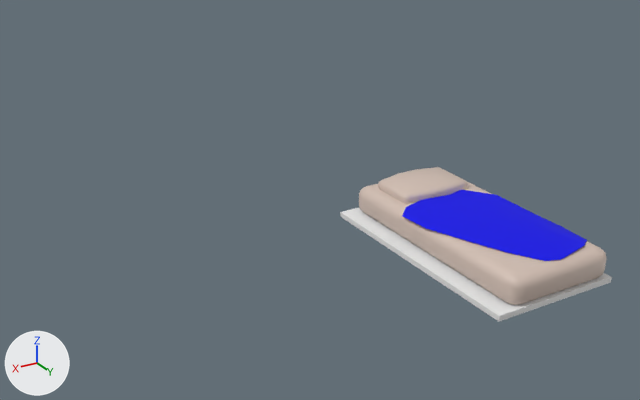
An edit to the FBX model Logi-XH15/Assets/Imports/Bed.fbx, drawn before and after from the same camera.
Before and after are seen from a 50 mm lens placed at (7.12, 8.11, 5.23), pointed at (0.73, -2.53, -0.09). Lighting does not change. The marker at lower left points along +X, +Y and +Z. Where no turn or scale is listed for an object, it has been applied to the vertices.

Objects in the first picture: 'Bed'.
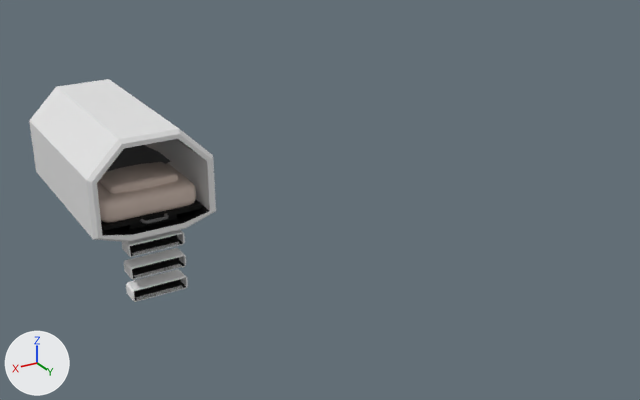
Changed parts and their boxes (x1, y1, x2, y2) in the pictures (640 x 400 px; the box of a moved part takes in the faces that stretch with it):
'Bed', recoloured, reshaped, moved (31% narrower, 45% taller): before (340, 167, 612, 321); after (29, 79, 216, 302)
part 1 of me_plane_005, moved or reshaped: before (402, 190, 587, 261); after (106, 145, 170, 172)
part 2 of me_plane_005, moved or reshaped: before (359, 182, 607, 305); after (97, 145, 196, 223)
part 3 of me_plane_005, moved or reshaped: before (378, 167, 468, 204); after (99, 162, 178, 194)
part 4 of me_plane_005, added (black): after (101, 199, 202, 231)
part 5 of me_plane_005, deleted: before (340, 208, 612, 321)
part 6 of me_plane_005, added: after (29, 79, 216, 302)

What the commit changed:
Material 'Sheets' (mat_sheets) changes colour from blue #0200e7 to dark grey #646464; in linear values from (0.000477, 0.0, 0.8) to (0.127, 0.127, 0.127).
Material 'Flehs' (mat_flehs) is new.
Its base color is (0.8, 0.8, 0.8) (white #e7e7e7).
Material 'Black' (mat_black) is new.
Its base color is (0.0, 0.0, 0.0) (black #000000).
Its roughness is 1.0.
Material 'Grey' (mat_grey) is new.
Its base color is (0.0272, 0.0272, 0.0272) (black #2e2e2e).
Its metallic is 1.0.
Material 'White' (mat_white) is new.
Its base color is (0.8, 0.8, 0.8) (white #e7e7e7).
Material 'Silver Metal' (mat_silver_metal) is new.
Its base color is (0.247, 0.247, 0.247) (grey #888888).
Its metallic is 1.0.
Its roughness is 0.799.
me_plane_005 is used by ob_bed; location (0.0, 0.0, 0.0).
me_plane_005 had 299 vertices, 282 faces and spanned x -0.99..0.9, y -1.69..1.69, z 0.0..0.59.
me_plane_005 no longer uses material mat_legs (white #e7e7e7).
me_plane_005 now has 629 vertices, 568 faces and spans x -1.0..1.0, y -2.99..0.54, z -1.73..1.0.
me_plane_005 part 1: the loose piece of 27 vertices spanning x -0.99..0.7, y -0.9..1.55, z 0.24..0.5 is turned -180 degrees about the z axis through its middle, then moved by (0.2, -1.95, -0.42).
me_plane_005 part 2: the loose piece of 152 vertices spanning x -0.9..0.69, y -1.67..1.67, z 0.04..0.45 is turned -180 degrees about the z axis through its middle, then moved by (0.11, -1.31, -0.42).
me_plane_005 part 3: the loose piece of 112 vertices spanning x -0.64..0.47, y -1.48..-0.68, z 0.36..0.59 is turned -180 degrees about the z axis through its middle, then moved by (0.08, 0.86, -0.42).
me_plane_005 part 4: a new loose piece, a box spanning x -0.804..0.81, y -2.991..0.381, z -0.424..-0.352, in mat_grey (black #2e2e2e).
me_plane_005 part 5: the loose piece of 8 vertices spanning x -0.9..0.9, y -1.69..1.69, z 0.0..0.07 is deleted.
me_plane_005 part 6: 330 vertices added at x -1.0..1.0, y -2.74..0.54, z -1.73..1.0.
me_plane_005 now uses material mat_white (white #e7e7e7).
me_plane_005 now uses material mat_grey (black #2e2e2e).
me_plane_005 now uses material mat_silver_metal (grey #888888).
me_plane_005 now uses material mat_black (black #000000).
me_plane_005 now uses material mat_flehs (white #e7e7e7).
Object 'Bed' (ob_bed) moves from (0.0, 0.0, 0.0) to (2.88, -4.31, -0.04).
